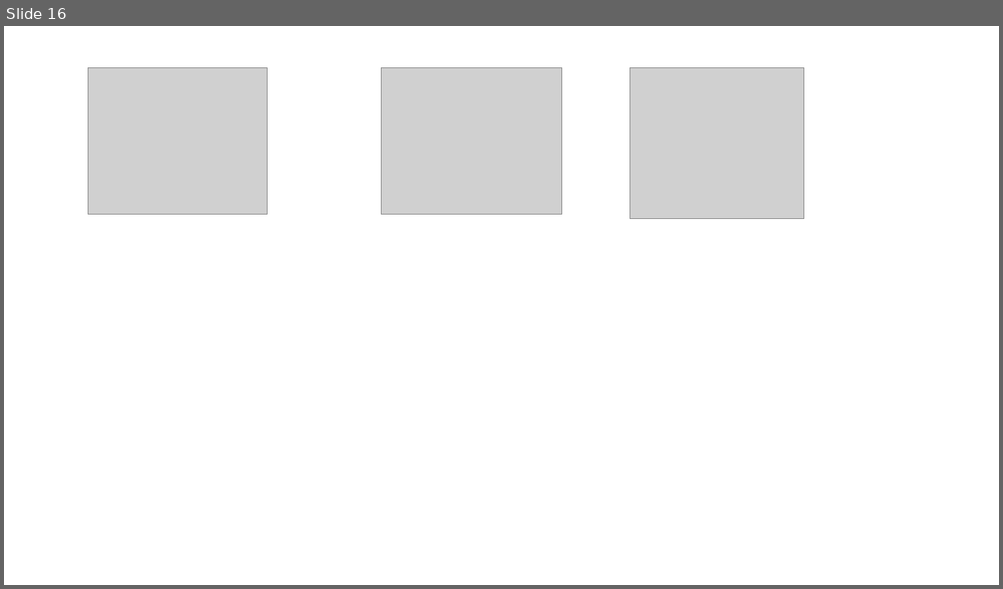
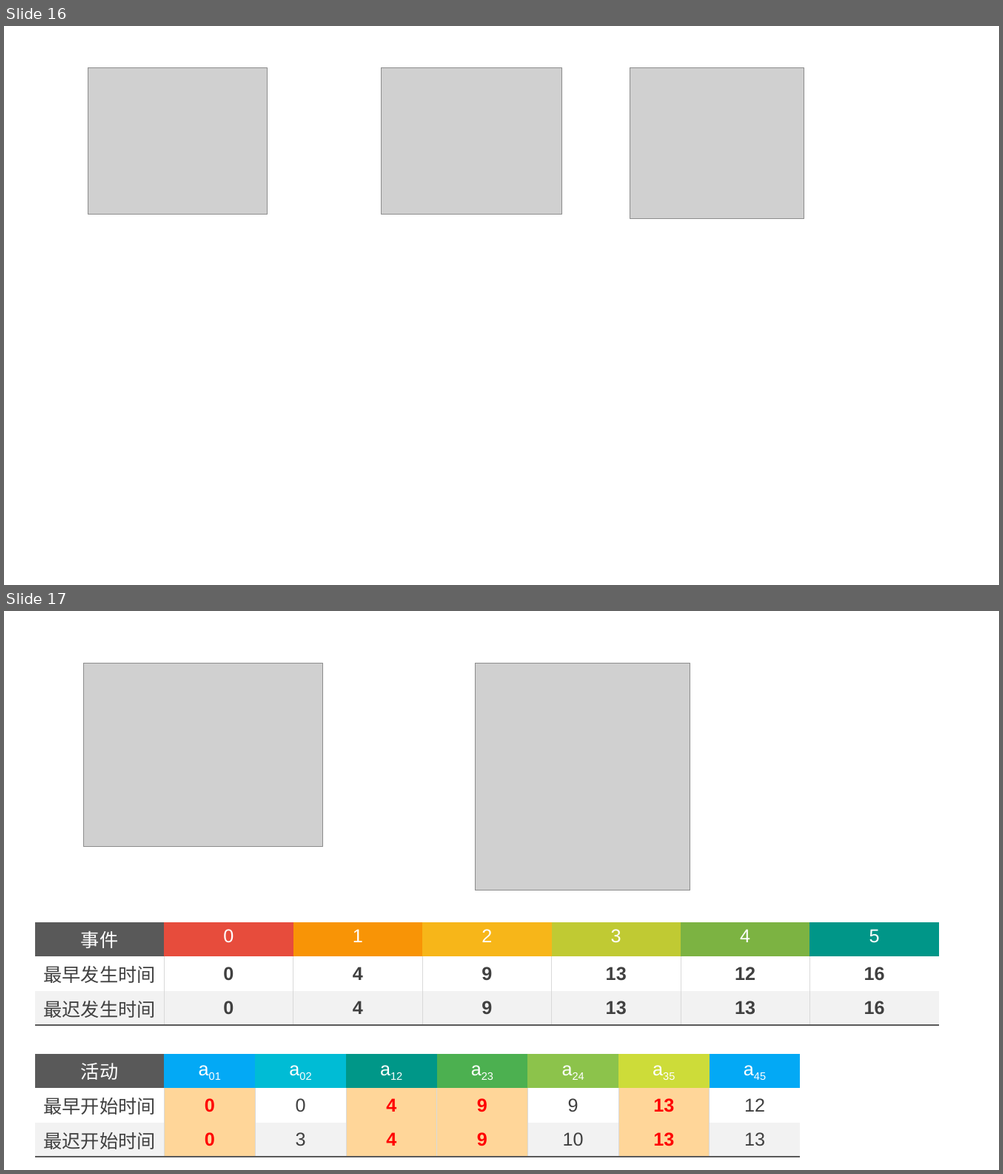
Before and after one commit to jk2020214154/Data_Structure_Code, a slide deck: 第六章 图/6.4 图的应用/相关表格和图.pptx. Shown one above the other, each under a label of ours: slide 16 before the commit, slides 16 and 17 after it. The pictures are 1003x589 and 1003x1174 pixels, drawn with LibreOffice and Linux fonts; fonts in the diff are those of the drawing; grey boxes stand for pictures. Boxes give left, top, right and bottom in pixels: in the first picture for what was removed or moved away, otherwise in the second. Text is boxed around its words. In the diff, an @@ line names an element or a change of style, - is before the commit and + after.

```diff
--- a/第六章 图/6.4 图的应用/相关表格和图.pptx
+++ b/第六章 图/6.4 图的应用/相关表格和图.pptx
@@ slide 17 added at (x1=4, y1=611, x2=999, y2=1170), background #FFFFFF @@
@@ picture added at (x1=83, y1=664, x2=322, y2=847) @@
@@ picture added at (x1=475, y1=664, x2=690, y2=891) @@
@@ table added at (x1=35, y1=922, x2=939, y2=1036), 3 rows, 7 columns @@
+事件 | 0 | 1 | 2 | 3 | 4 | 5
+最早发生时间 | 0 | 4 | 9 | 13 | 12 | 16
+最迟发生时间 | 0 | 4 | 9 | 13 | 13 | 16
@@ table added at (x1=35, y1=1054, x2=802, y2=1170), 3 rows, 8 columns @@
+活动 | a01 | a02 | a12 | a23 | a24 | a35 | a45
+最早开始时间 | 0 | 0 | 4 | 9 | 9 | 13 | 12
+最迟开始时间 | 0 | 3 | 4 | 9 | 10 | 13 | 13
```
Also in this commit, not shown: 1 other slide added, 1 other file.
